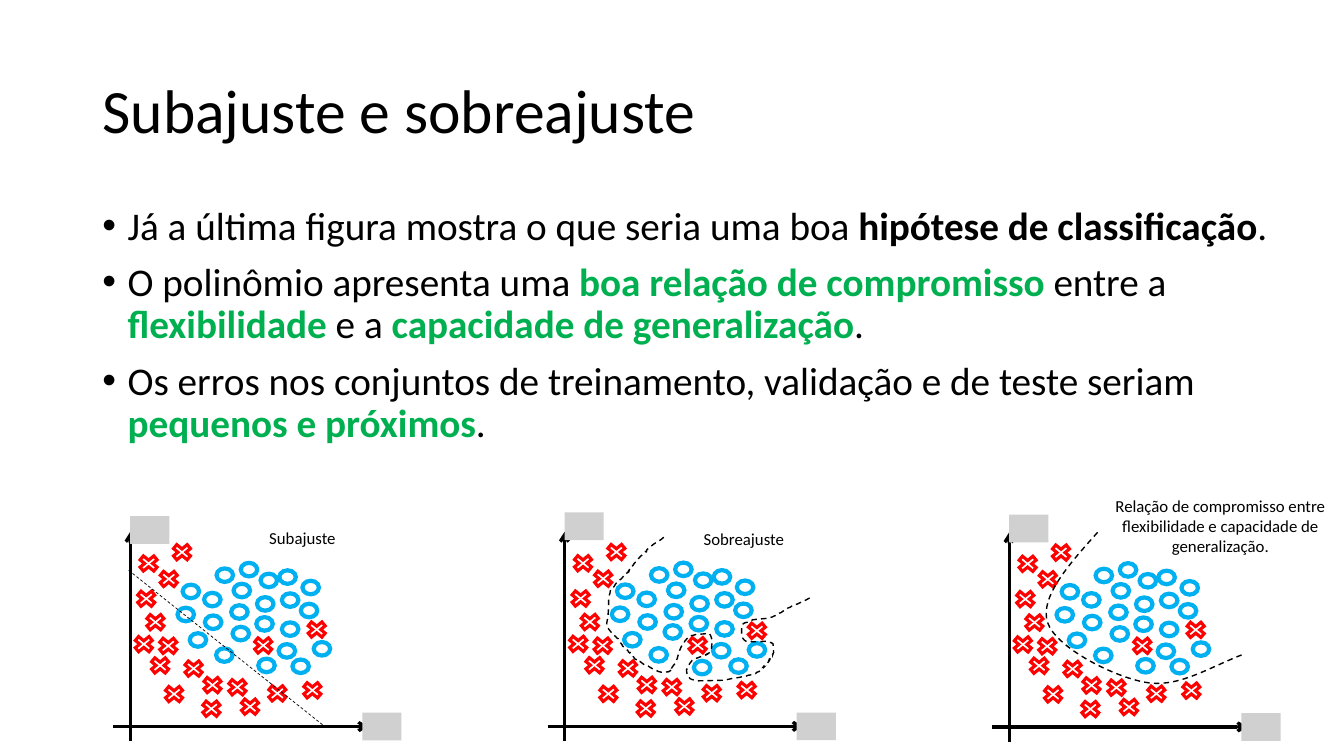
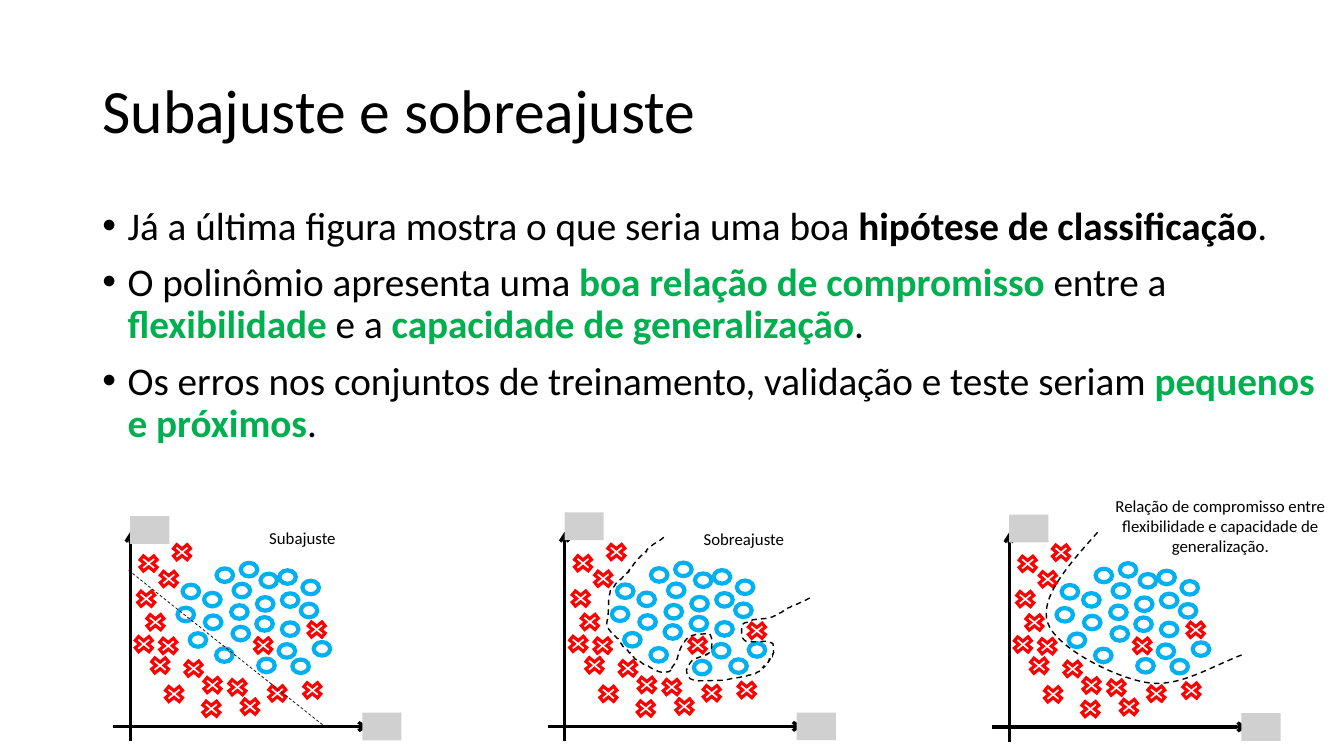
Before and after one commit to zz4fap/c24_inteligencia_artificial, a slide deck: slide 45 of slides/C24_Classificação.pptx. Drawn at 1344x756 pixels with LibreOffice and Linux fonts; fonts in the diff are those of the drawing; grey boxes stand for pictures. Boxes give left, top, right and bottom in pixels: in the first picture for what was removed or moved away, otherwise in the second. Text is boxed around its words. In the diff, an @@ line names an element or a change of style, - is before the commit and + after.

```diff
--- a/slides/C24_Classificação.pptx
+++ b/slides/C24_Classificação.pptx
@@ text at box(128, 367, 1315, 443): text changed @@
-• Os erros nos conjuntos de treinamento, validação e de teste seriam pequenos e próximos.
+• Os erros nos conjuntos de treinamento, validação e teste seriam pequenos e próximos.
```
Also in this commit, not shown: 6 other slides changed, 2 slides added, 2 other files.
